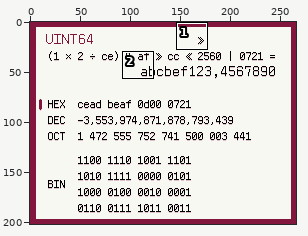
Two states of a pixel-art file, design/HexCalculatorDS-main-design.ase. The picture above shows the old version from afar; the outline marks the close-up.
Close-up. Before the edit:
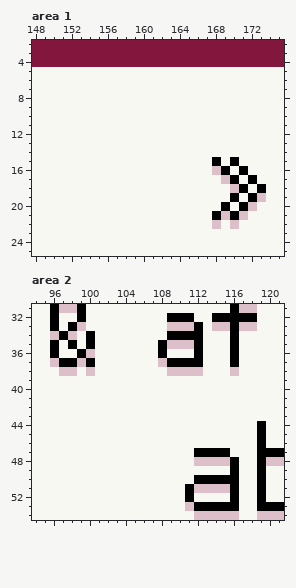
266x202 pixels, 1 frame. Shown: area 1: x 148..175, y 2..25; area 2: x 94..121, y 31..54. The commit also changed other parts of the picture, which this record leaves out.
Now the later version:
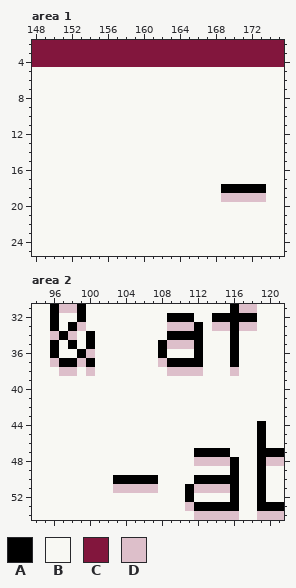
Palette (. is transparent): A #000000  B #f8f8f3  C #82163d  D #ddbfca
Changes in this commit:
Area 1, layer "瓦片地图/瓦片地图 1":
The author changed colour B to colour A in row 18 at x 169 and 172.
The author changed colour D to colour A in row 18 at x 170.
The author changed colour A to colour B in row 15 at x 168 and 170; in row 16 at x 169 and 171; in row 17 at x 170 and 172; in row 20 at x 169 and 171; in row 21 at x 168 and 170.
The author changed colour D to colour B in row 16 at x 168; in row 17 at x 169; in row 20 at x 172; in row 21 at x 169 and 171; in row 22 at x 168 and 170.
The author changed colour A to colour D in row 19 at x 170 and 172.
The author changed colour B to colour D in row 19 at x 169 and 171.
Area 2, layer "瓦片地图/瓦片地图 2":
The author changed colour B to colour A in row 50 at x 103 to 107.
The author changed colour B to colour D in row 51 at x 103 to 107.
